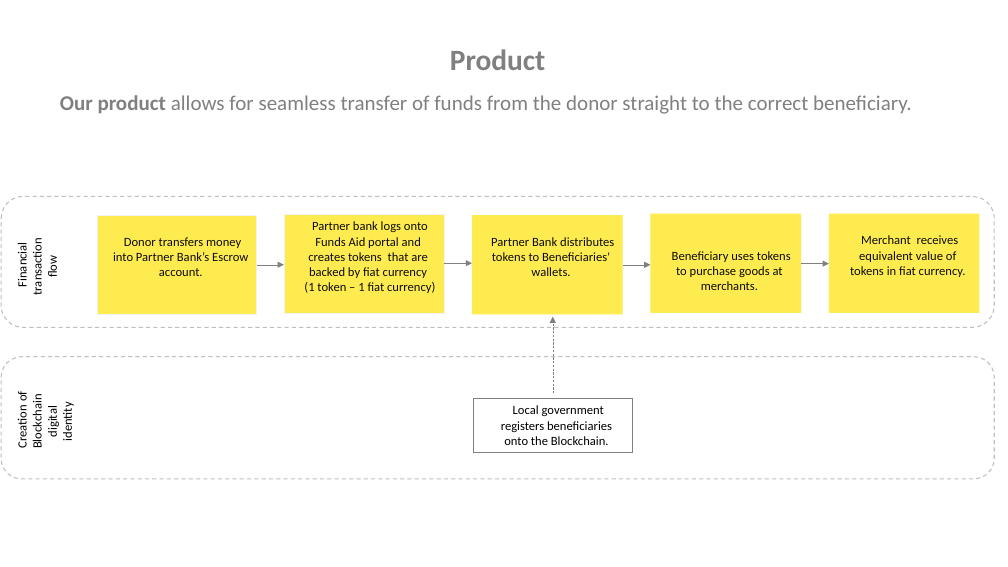
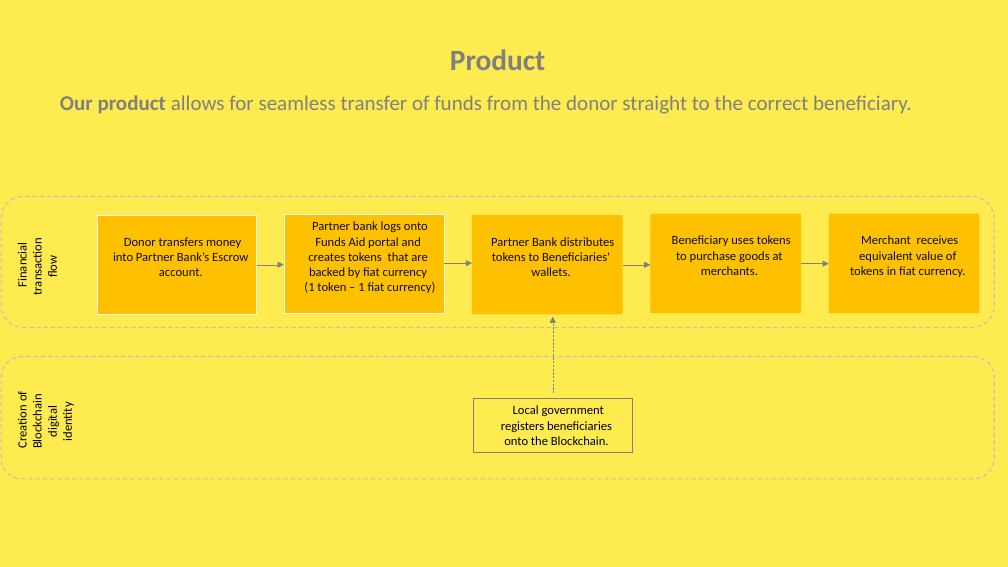
Before and after one commit to PalesaAntony/FundsAid, a slide deck: slide 6 of Linum Labs Presentation_V2.pptx. Drawn at 1008x567 pixels with LibreOffice and Linux fonts; fonts in the diff are those of the drawing. Boxes give left, top, right and bottom in pixels: in the first picture for what was removed or moved away, otherwise in the second. Text is boxed around its words. In the diff, an @@ line names an element or a change of style, - is before the commit and + after.

```diff
--- a/Linum Labs Presentation_V2.pptx
+++ b/Linum Labs Presentation_V2.pptx
@@ background #FFFFFF to #FEEB4F @@
@@ fill #FEEB4F to #FFC000 in 5 elements at (x1=472, y1=216, x2=622, y2=315), (x1=650, y1=214, x2=801, y2=313), (x1=829, y1=214, x2=979, y2=313), (x1=98, y1=216, x2=257, y2=315), (x1=285, y1=215, x2=445, y2=314) @@
```
Also in this commit, not shown: 8 other slides changed, 2 slides added.
